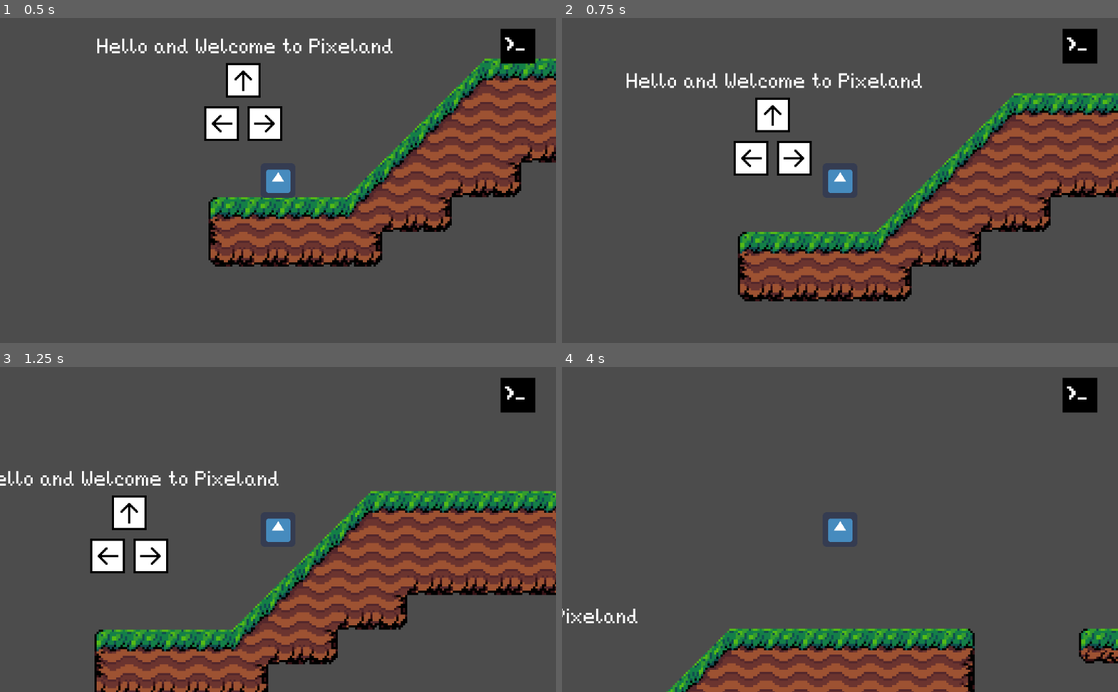
Above: before the commit, frames 1-4 (two rows, left to right).
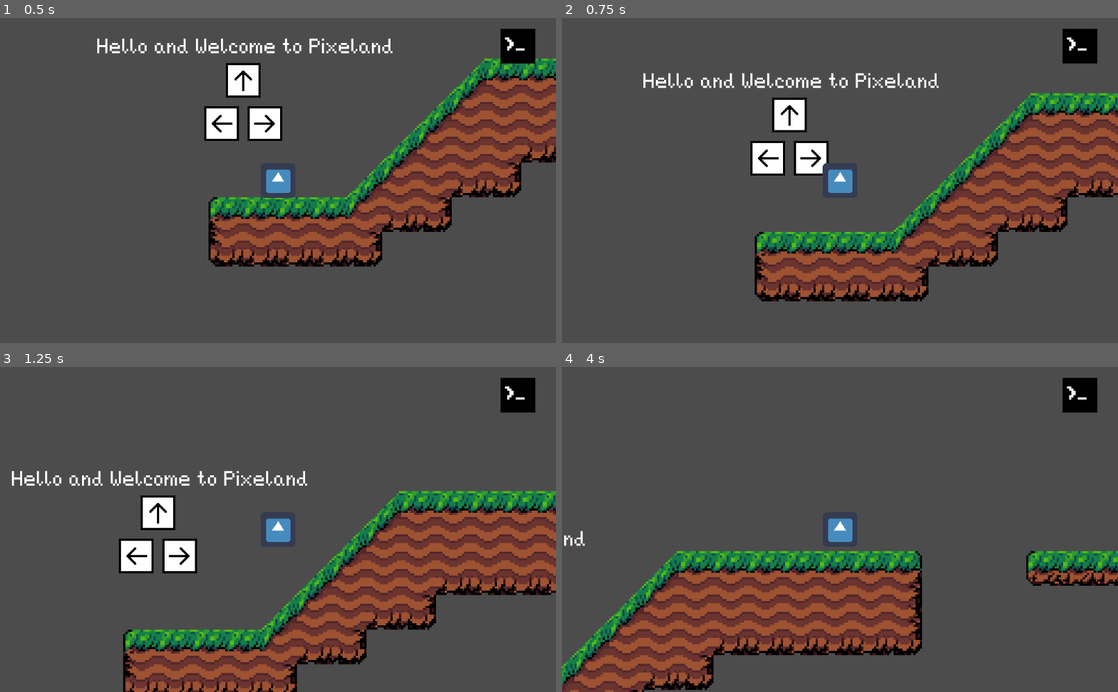
Above: after the commit, the same moments.

Repository: Tri-C-Games/CCC-Jam
Game: Godot game, scene res://World/Tutorial/Tutorial.tscn
Same seed, same stepped clock (60 frames per second), same inputs: the game is played once before the commit and once after it. The engine's default icon, where the game draws it, is replaced by a stand-in: a white triangle on a blue panel in a dark square.
Inputs:
- Up to frame 1 (0.5 s): no input
- Up to frame 2 (0.75 s): hold D (move_right) from 0.53 s (still down); hold W (jump) from 0.53 s (still down)
- Up to frame 3 (1.25 s): keep holding D (move_right); keep holding W (jump)
- Up to frame 4 (4 s): release W (jump) at 1.28 s; tap W (jump) at 1.35, 1.52, 1.82, 2.85, 3.02, 3.32 s; release D (move_right) at 2.03 s; hold A (move_left) 2.03-2.78 s; hold W (jump) 2.03-2.78 s; hold D (move_right) from 2.78 s (still down); hold W (jump) from 3.53 s (still down)

Frame 1 is identical in both runs. In frame 2, 17% of the frame differs, in the area x 11-100%, y 16-88%; in frame 3, 18%; in frame 4, 29%, in the area x 0-100%, y 50-100%.

Commit message:
Added an accel curve

Diff:
--- a/Player/Scripts/Player.gd
+++ b/Player/Scripts/Player.gd
@@ -1,11 +1,12 @@
 extends KinematicBody2D
 
 var velocity = Vector2()
-var player_speed = 300 #Max speed of the player
-var player_jump_speed = 400
-var player_health = 100 #The health of the payer
 var can_walk = true #For checking if the player is moving
 var jump_pressed = false
+
+export (Curve) var acc_curve
+var max_speed = 300
+var max_acc = 30
 
 var coyoteTime= 0.2;#in seconds
 var pressedTime = 0.2 #in seconds, anti input frustration value
@@ -34,7 +35,9 @@
 	if Input.is_action_pressed("move_left"):
 		input_velocity -= 1
 
-	velocity.x = input_velocity * real_speed
+	var normalized_speed = range_lerp(velocity.x, 0, max_speed, 0, 1)
+	var acc = acc_curve.interpolate(abs(normalized_speed)) * max_acc
+	velocity.x += input_velocity * acc
 
 	jump_pressed = false
 	if Input.is_action_pressed("jump"):
@@ -42,7 +45,7 @@
 
 func movement(delta):
 	velocity.y += real_gravity * delta
-	#please add an accel curve (i can do it if u ask) Jix
+	# TODO - Friction
 	velocity = move_and_slide(velocity, Vector2.UP)
 
 	if is_on_floor() and jump_pressed:
--- a/World/Tutorial/Tutorial.tscn
+++ b/World/Tutorial/Tutorial.tscn
@@ -343,6 +343,9 @@
 size = 30
 font_data = ExtResource( 3 )
 
+[sub_resource type="Curve" id=24]
+_data = [ Vector2( 0, 1 ), 0.0, 0.0, 0, 0, Vector2( 1, 0 ), -0.0109818, 0.0, 0, 0 ]
+
 [node name="Tutorial" type="Node2D"]
 
 [node name="TileMap" type="TileMap" parent="."]
@@ -380,3 +383,4 @@
 
 [node name="Player" parent="." instance=ExtResource( 1 )]
 light_mask = 3
+acc_curve = SubResource( 24 )
Not shown: 1 places in World/Tutorial/Tutorial.tscn that only renumber resources
